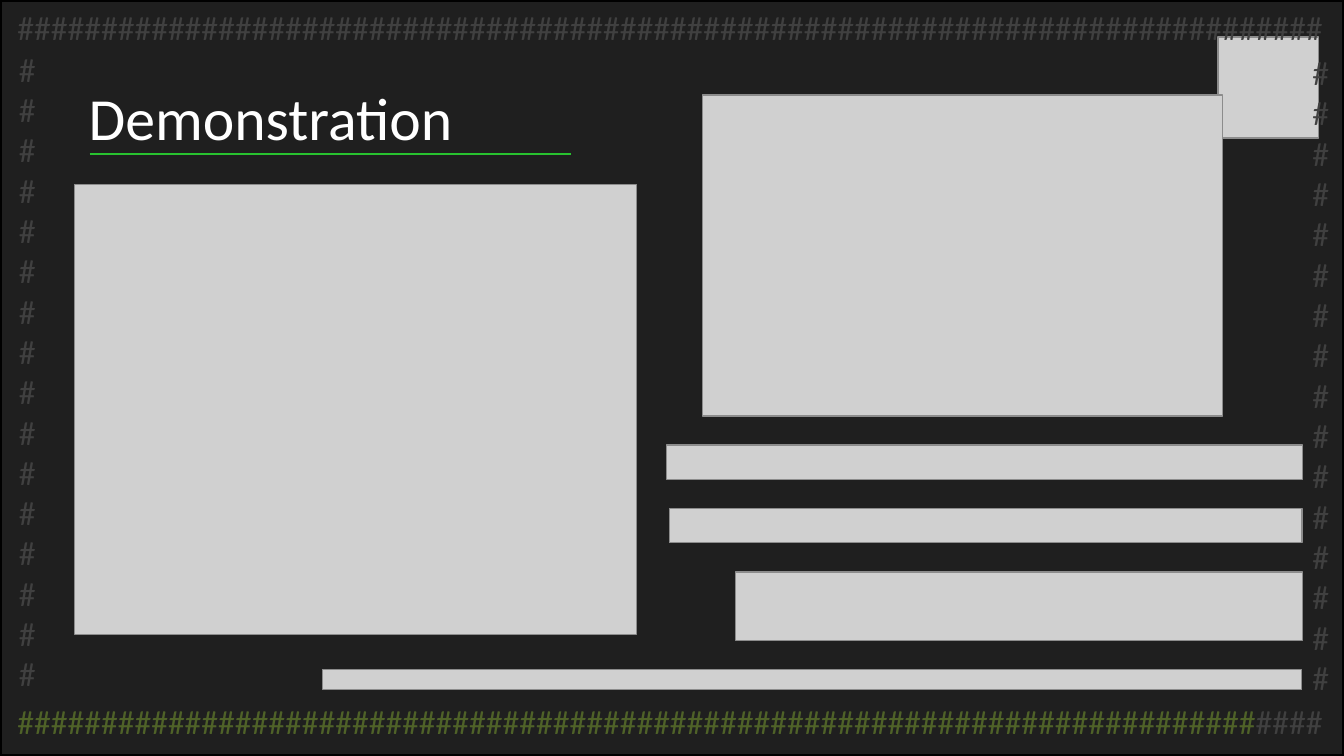
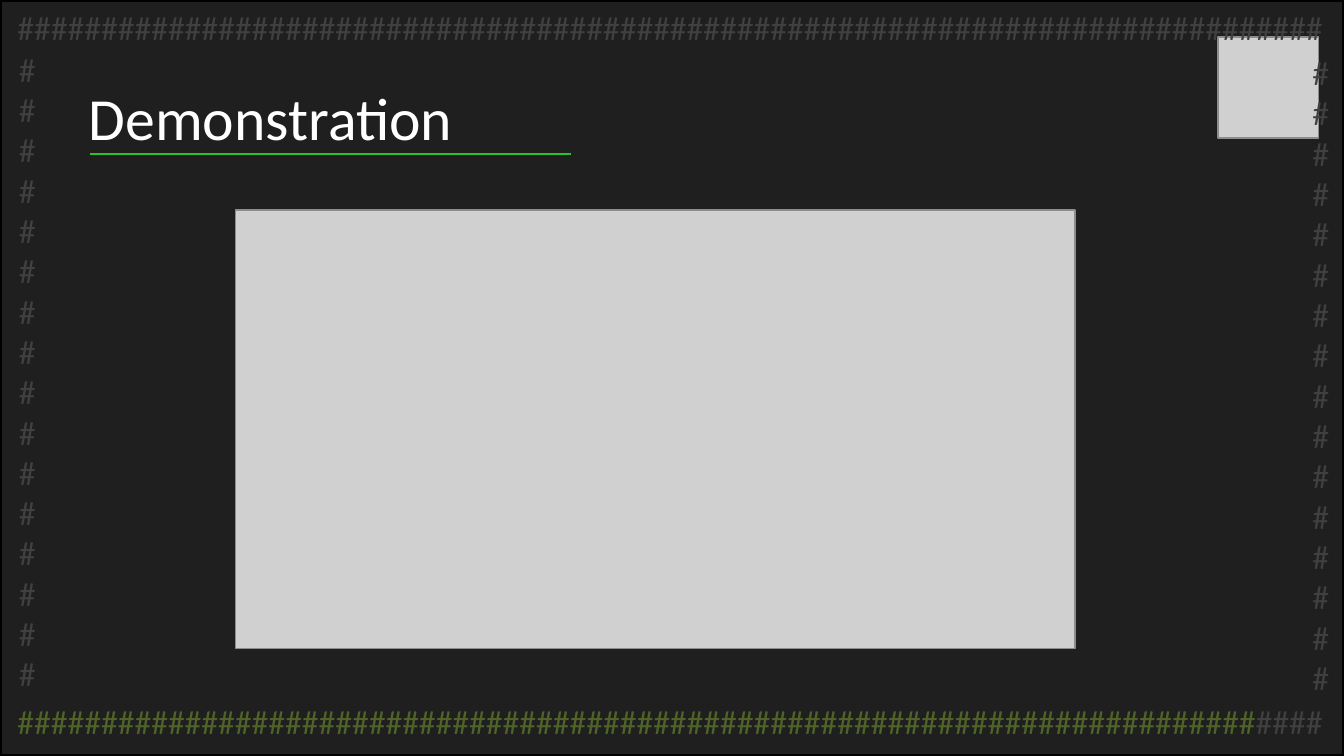
Before and after one commit to prinsij/RogueReborn, a slide deck: slide 6 of Doc/FinalPresentation/RR.pptx. Drawn at 1344x756 pixels with LibreOffice and Linux fonts; fonts in the diff are those of the drawing; grey boxes stand for pictures. Boxes give left, top, right and bottom in pixels: in the first picture for what was removed or moved away, otherwise in the second. Text is boxed around its words. In the diff, an @@ line names an element or a change of style, - is before the commit and + after.

```diff
--- a/Doc/FinalPresentation/RR.pptx
+++ b/Doc/FinalPresentation/RR.pptx
@@ picture removed at bbox=[703, 95, 1223, 417] @@
@@ picture removed at bbox=[74, 184, 636, 634] @@
@@ picture added at bbox=[235, 210, 1075, 648] @@
@@ picture removed at bbox=[667, 445, 1302, 480] @@
@@ picture removed at bbox=[669, 508, 1302, 542] @@
@@ picture removed at bbox=[735, 573, 1302, 641] @@
@@ picture removed at bbox=[323, 669, 1302, 689] @@
```
Also in this commit, not shown: 2 other slides changed, 1 other file.
